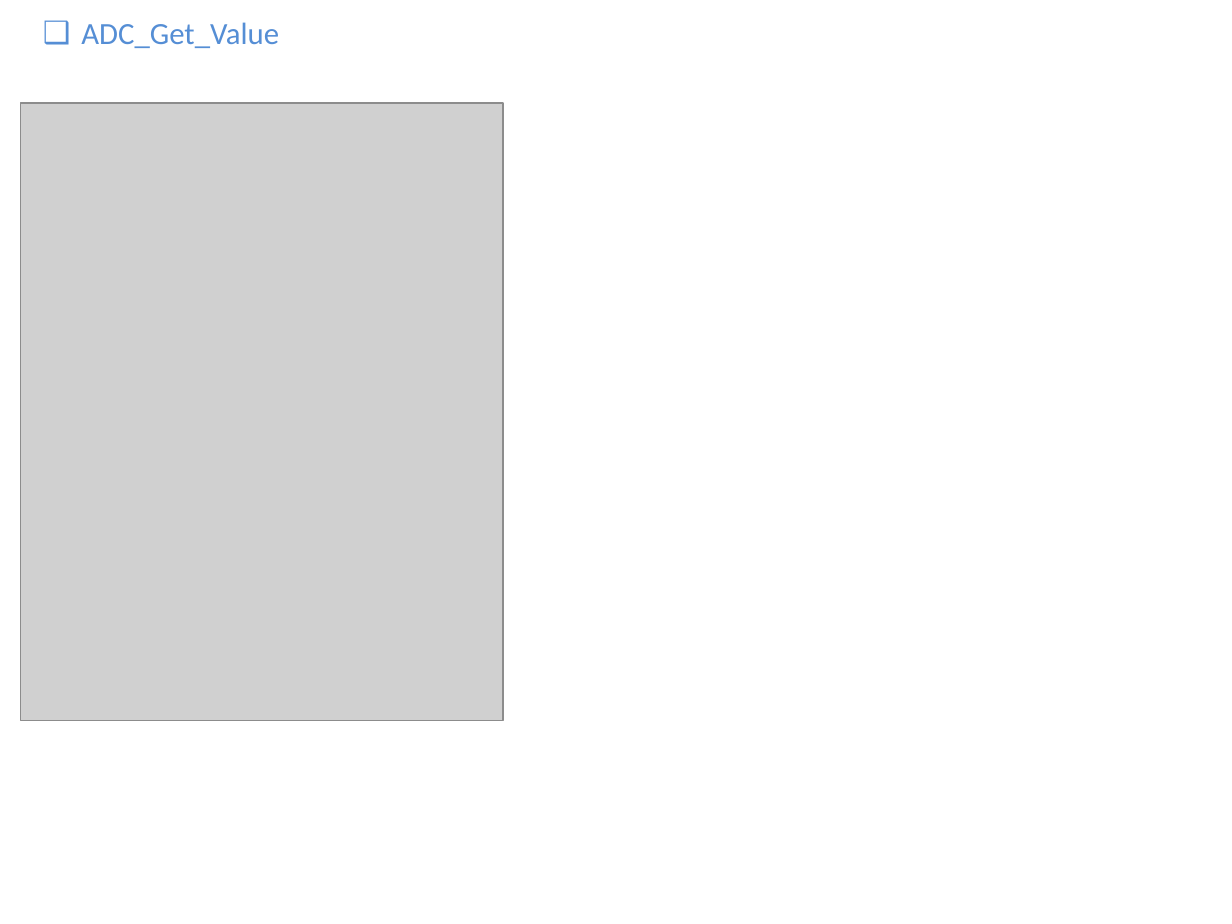
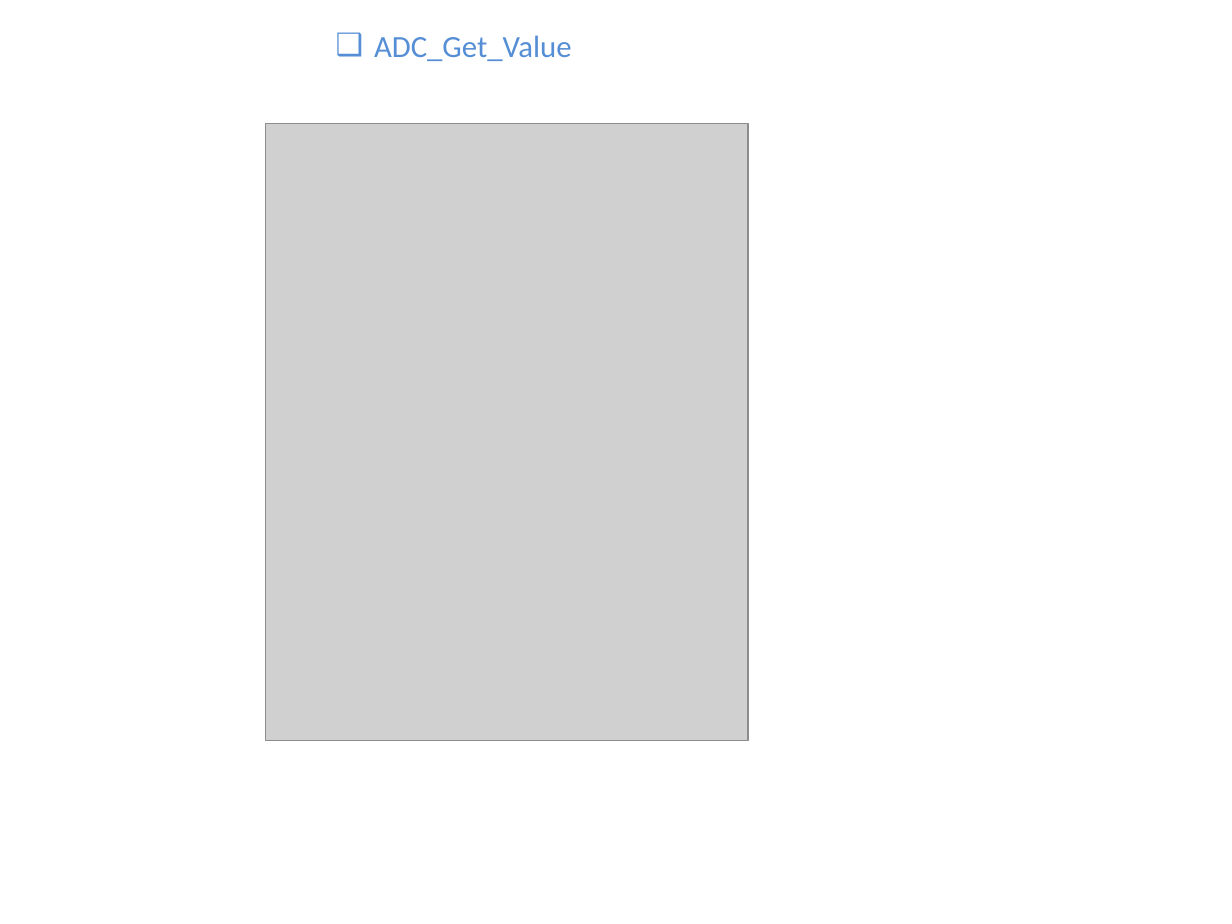
Before and after one commit to Abdelaziz-Sayed-Mohamed/water_heater, a slide deck: slide 7 of WaterHeater.pptx. Drawn at 1232x924 pixels with LibreOffice and Linux fonts; fonts in the diff are those of the drawing; grey boxes stand for pictures. Boxes give left, top, right and bottom in pixels: in the first picture for what was removed or moved away, otherwise in the second. Text is boxed around its words. In the diff, an @@ line names an element or a change of style, - is before the commit and + after.

```diff
--- a/WaterHeater.pptx
+++ b/WaterHeater.pptx
@@ text "ADC_Get_Value": place and size @@
-text "ADC_Get_Value" at (81,22,279,48)
+text "ADC_Get_Value" at (374,35,572,61)
@@ picture: place and size @@
-picture at (21,103,504,721)
+picture at (266,123,749,740)
```
Also in this commit, not shown: 5 other slides changed.
